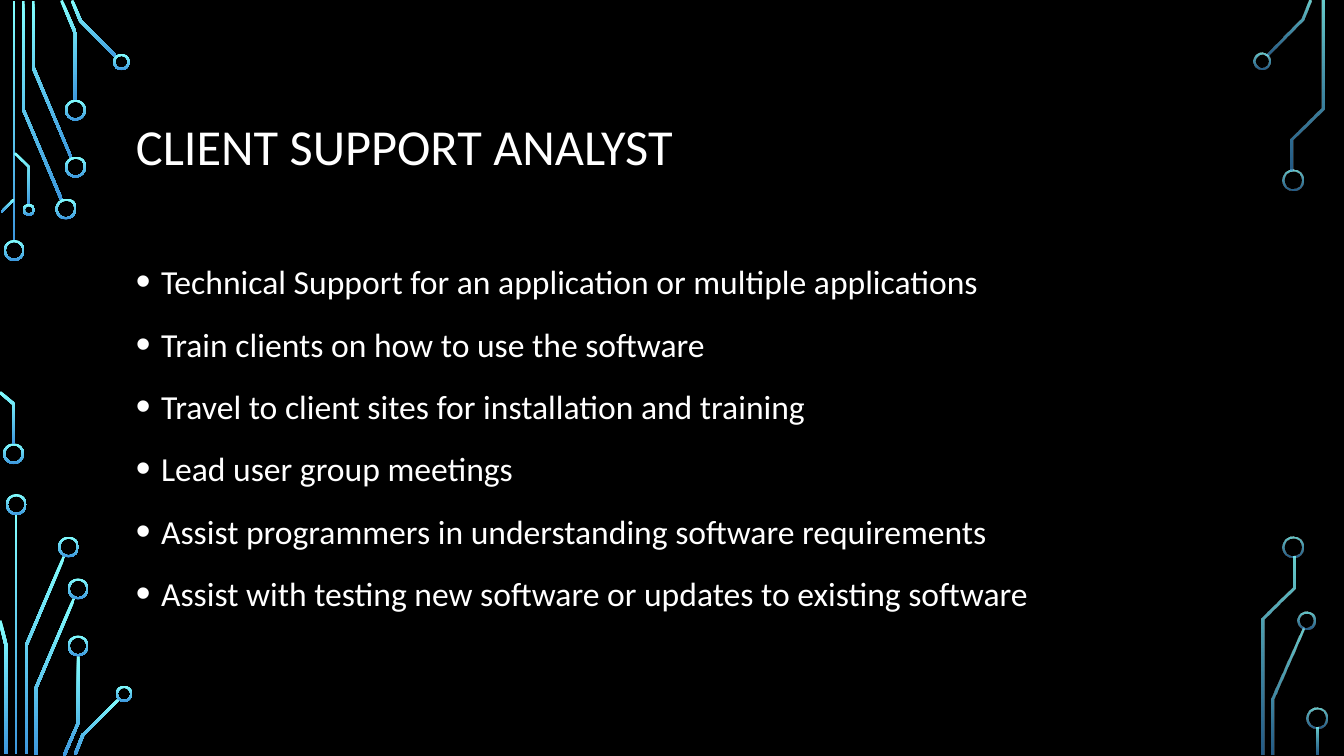
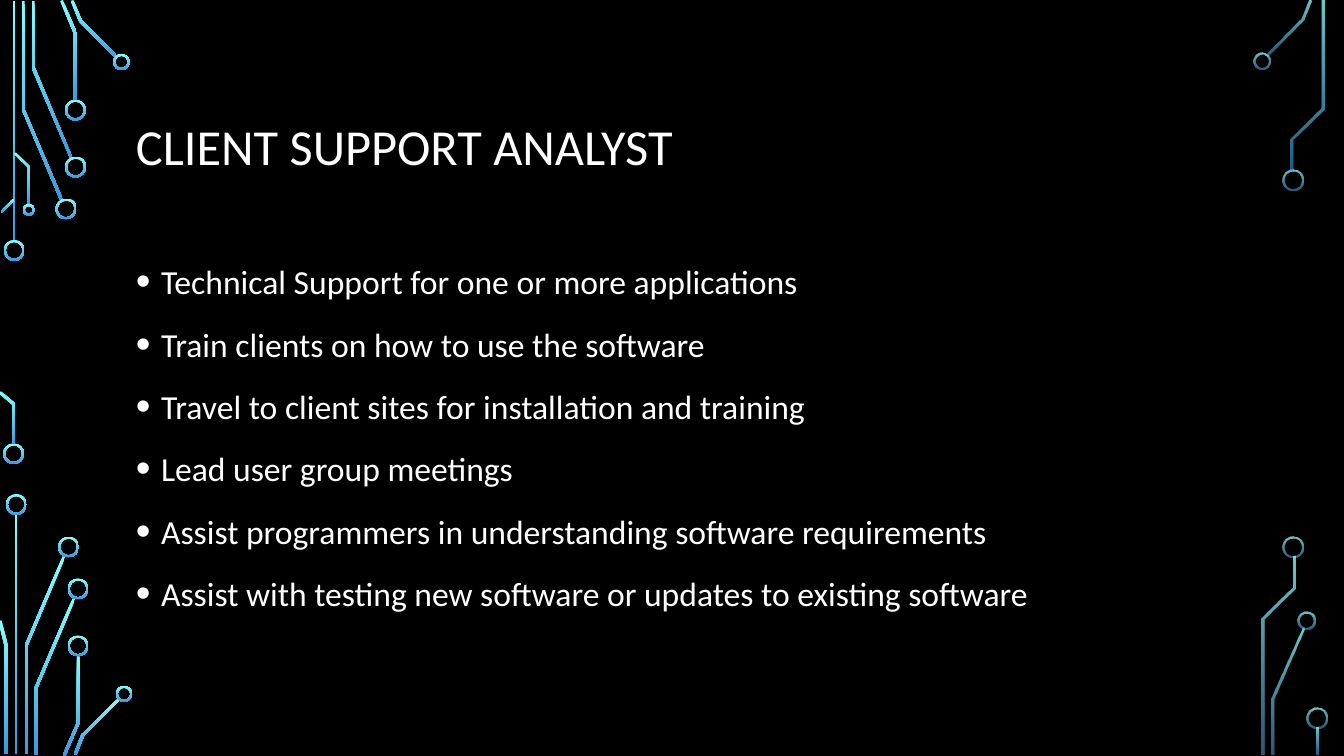
Before and after one commit to daviddcbud/TrainingApp, a slide deck: slide 23 of PowerPointSlids.pptx (slide 6 before the commit). Drawn at 1344x756 pixels with LibreOffice and Linux fonts; fonts in the diff are those of the drawing; background and template pictures are left out. Boxes give left, top, right and bottom in pixels: in the first picture for what was removed or moved away, otherwise in the second. Text is boxed around its words. In the diff, an @@ line names an element or a change of style, - is before the commit and + after.

```diff
--- a/PowerPointSlids.pptx
+++ b/PowerPointSlids.pptx
@@ text at [161,270,798,300]: text changed @@
-• Technical Support for an application or multiple applications
+• Technical Support for one or more applications
```
Also in this commit, not shown: 6 other slides changed, 38 slides added, 3 other files.
